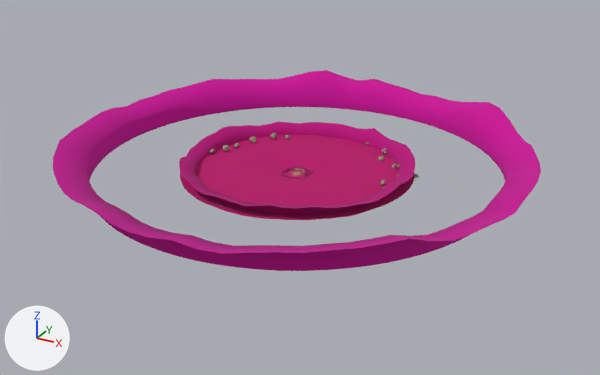
One commit to the glTF model assets/court_sets/court_set_fire_ring.glb: the scene before it, then after it.
Camera for both pictures: a 50 mm camera at (257.0, -463.0, 221.0) aimed at (2.0, 0.0, -10.0). Every picture has the same lights, and +X, +Y and +Z are marked at lower left. The older version comes first. Vertices at exactly the same position are counted once.

The first picture shows 'Ground', 'Hills', 'HillsFar', 'Trees'.
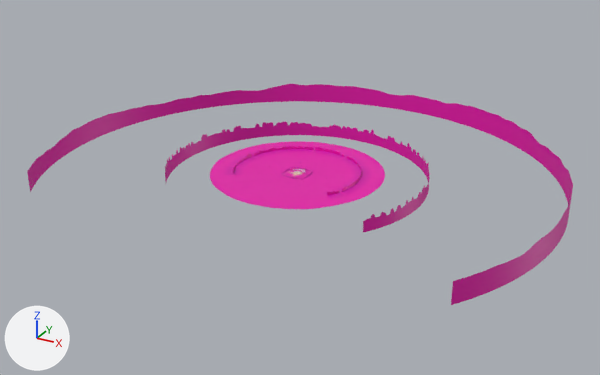
Where the change shows, as pixel boxes [x1, y1, x2, y2] in the pictures (600 x 375 px):
'HillsFar', deleted
    before: [53, 70, 541, 271]
'Ground', surface changed, reshaped (lighter, 25% narrower, 20% shorter)
    before: [180, 135, 415, 220]
    after: [210, 141, 385, 209]
'Far2', added
    after: [27, 84, 573, 305]
'Hills', deleted
    before: [179, 121, 415, 213]
'Far1', added
    after: [165, 121, 430, 232]
'Far0', added
    after: [233, 146, 361, 195]
'Trees', deleted
    before: [209, 133, 419, 189]
    faces in mat_leaf: [209, 133, 419, 189]

Edits to the bpy script that builds the scene:
```text
Change mat_ground:
    where n2 = _N.new('ShaderNodeMix'); n2.name = 'Mix'
    n2.inputs[7].default_value: (0.47, 0.39, 0.27, 1.0) -> (0.8, 0.8, 0.8, 1.0)  # 'B', beige #b6a88e -> 'B', white #e7e7e7
Add mat_far_2:
    mat_far_2 = bpy.data.materials.new('FAR_2')
    # nodes: BsdfPrincipled, Mix, OutputMaterial, VertexColor
    # colours: white #e7e7e7, mixed with the vertex colours
Add mat_far_1:
    mat_far_1 = bpy.data.materials.new('FAR_1')
    # nodes: BsdfPrincipled, Mix, OutputMaterial, VertexColor
    # colours: white #e7e7e7, mixed with the vertex colours
Add mat_far_0:
    mat_far_0 = bpy.data.materials.new('FAR_0')
    # nodes: BsdfPrincipled, Mix, OutputMaterial, VertexColor
    # colours: white #e7e7e7, mixed with the vertex colours
Change me_ground:
    used by ob_ground; location = (0.0, 0.0, 0.0)
    remove me_ground.from_pydata(...)  # 9441 vertices, 18560 faces; spans x -80.0..80.0, y -80.0..80.0, z 0.0..3.0
    add me_ground.from_pydata(...)  # 9441 vertices, 18560 faces; spans x -60.0..60.0, y -60.0..60.0, z 0.0..1.0
    me_ground part 1: 2560 of 9441 vertices moved; they spanned x -80.0..80.0, y -80.0..80.0, z 1.0..3.0 and now span x -60.0..60.0, y -60.0..60.0, z 0.0..1.0; mean shift (0.0, 0.0, -2.0); largest move (-80.0, 6.0, 3.0) -> (-60.0, 4.0, 1.0)
Add me_far2:
    me_far2.from_pydata(...)  # 1252 vertices, 1250 faces; spans x -180.0..180.0, y -103.0..180.0, z -6.0..14.0
    me_far2.materials.append(mat_far_2)
Add me_far1:
    me_far1.from_pydata(...)  # 2502 vertices, 2500 faces; spans x -90.0..90.0, y -52.0..90.0, z -5.0..8.0
    me_far1.materials.append(mat_far_1)
Add me_far0:
    me_far0.from_pydata(...)  # 4168 vertices, 4166 faces; spans x -44.0..44.0, y -25.2..44.0, z -4.5..3.9
    me_far0.materials.append(mat_far_0)
Remove ob_hills:
    ob_hills = bpy.data.objects.new('Hills', me_hills)
    ob_hills.location = (0.0, 0.0, 0.0)
Remove ob_hillsfar:
    ob_hillsfar = bpy.data.objects.new('HillsFar', me_hillsfar)
    ob_hillsfar.location = (0.0, 0.0, 0.0)
Remove ob_trees:
    ob_trees = bpy.data.objects.new('Trees', me_trees)
    ob_trees.location = (0.0, 0.0, 0.0)
Add ob_far2:
    ob_far2 = bpy.data.objects.new('Far2', me_far2)
    ob_far2.location = (0.0, 0.0, 0.0)
Add ob_far1:
    ob_far1 = bpy.data.objects.new('Far1', me_far1)
    ob_far1.location = (0.0, 0.0, 0.0)
Add ob_far0:
    ob_far0 = bpy.data.objects.new('Far0', me_far0)
    ob_far0.location = (0.0, 0.0, 0.0)
```
